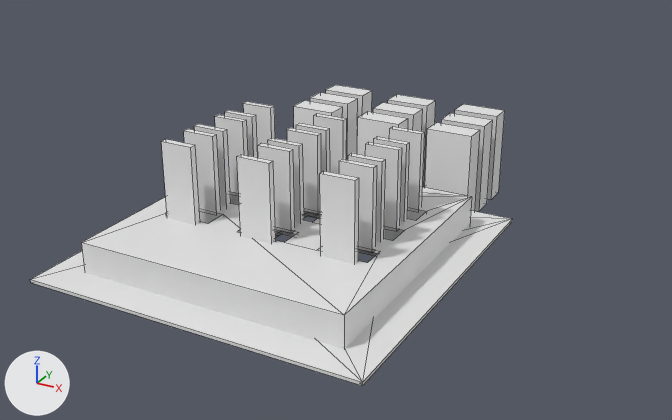
What one commit did to the Blender file desk-hub-2.blend.
One viewpoint serves both versions: a 50 mm lens placed at (0.1283, -0.2045, 0.1182), pointed at (0.0098, 0.0108, 0.0106). The lights are fixed; the arrows at lower left show +X, +Y and +Z. Mesh edges are drawn as thin lines.

In view in the first picture: 'Main Body', 'USB fastener (0,2,0)', 'USB fastener (0,2,1)', 'USB fastener (1,1,0)', 'USB fastener (1,2,0)', 'USB fastener (1,2,1)', 'USB fastener (2,0,0)', 'USB fastener (2,1,0)', 'USB fastener (2,2,0)', 'USB fastener (2,2,1)', 'USB gap (2,1)', 'USB gap (2,2)'.
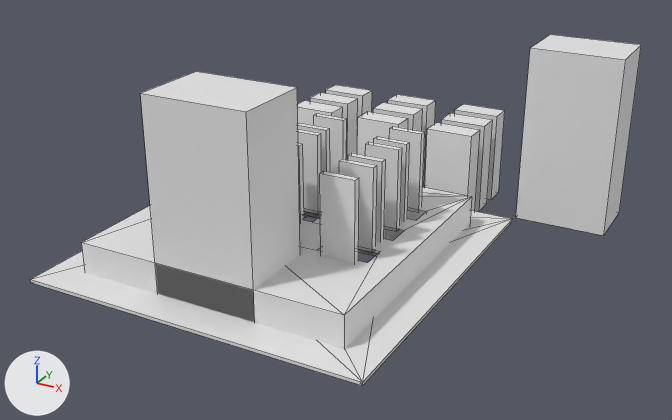
Commit message: Applied USB-HDMI gap

Pixel boxes [x1, y1, x2, y2] of what changed, in the pictures (672 x 420 px):
'USB-HDMI Box', added: after [140, 71, 300, 322]
'USB-HDMI Gap', added: after [516, 34, 641, 236]
part 1 of me_cube_001, built on: before [31, 213, 380, 382]; after [31, 218, 380, 382]
'USB fastener (1,2,1)', unchanged, covered by the edit: before [237, 154, 276, 244]
'USB fastener (0,2,1)', unchanged, covered by the edit: before [161, 139, 200, 225]
'USB fastener (1,2,0)', unchanged, covered by the edit: before [258, 143, 295, 233]
'USB fastener (0,2,0)', unchanged, covered by the edit: before [184, 129, 221, 212]

Patch to the scene script:
```diff
--- a/desk-hub-2.blend.py
+++ b/desk-hub-2.blend.py
@@ me_cube_001 @@
 # used by ob_main_body; location = (0.0, 0.0, 0.0005); scale = (0.05, 0.05, 0.0005)
-me_cube_001.from_pydata(...)  # 177 vertices, 60 faces; spans x -1.0..1.0, y -1.0..1.0, z -1.0..19.0
+me_cube_001.from_pydata(...)  # 203 vertices, 73 faces; spans x -1.0..1.0, y -1.0..1.0, z -1.0..19.0
+# me_cube_001 part 1
+# 10 faces are deleted
+# 26 vertices are added at x -0.3..0.3, y -0.8..-0.4, z -1.0..19.0
+# 23 new faces join them
 me_cube_001.materials.append(mat_material)
@@ me_cube_029 @@
+me_cube_029.from_pydata([(-0.93, -0.91, 0.82), (-0.93, 0.91, 0.82), (0.93, -0.91, 0.82), (0.93, 0.91, 0.82), (-1.0, -1.0, -1.0), (-1.0, -1.0, 1.0), (-1.0, 1.0, -1.0), (-1.0, 1.0, 1.0), (1.0, -1.0, -1.0), (1.0, -1.0, 1.0), (1.0, 1.0, -1.0), (1.0, 1.0, 1.0), (-0.93, 0.91, -1.0), (0.93, 0.91, -1.0), (0.93, -0.91, -1.0), (-0.93, -0.91, -1.0)], [], [(3, 2, 0, 1), (4, 5, 7, 6), (6, 7, 11, 10), (10, 11, 9, 8), (8, 9, 5, 4), (6, 10, 8, 14, 13, 12), (11, 7, 5, 9), (14, 2, 3, 13), (13, 3, 1, 12), (12, 1, 0, 15), (15, 0, 2, 14), (12, 15, 14, 8, 4, 6)])
@@ ob_usb_hdmi_gap @@
+ob_usb_hdmi_gap = bpy.data.objects.new('USB-HDMI Gap', me_cube_028.copy())  # the mesh of ob_usb_fastener__2_2_1
+ob_usb_hdmi_gap.location = (0.0614, 0.0717, 0.0238)
+ob_usb_hdmi_gap.scale = (0.014, 0.01, 0.0275)
@@ ob_usb_hdmi_box @@
+ob_usb_hdmi_box = bpy.data.objects.new('USB-HDMI Box', me_cube_029)
+ob_usb_hdmi_box.location = (0.0, -0.029, 0.0275)
+ob_usb_hdmi_box.scale = (0.015, 0.011, 0.0275)
```
